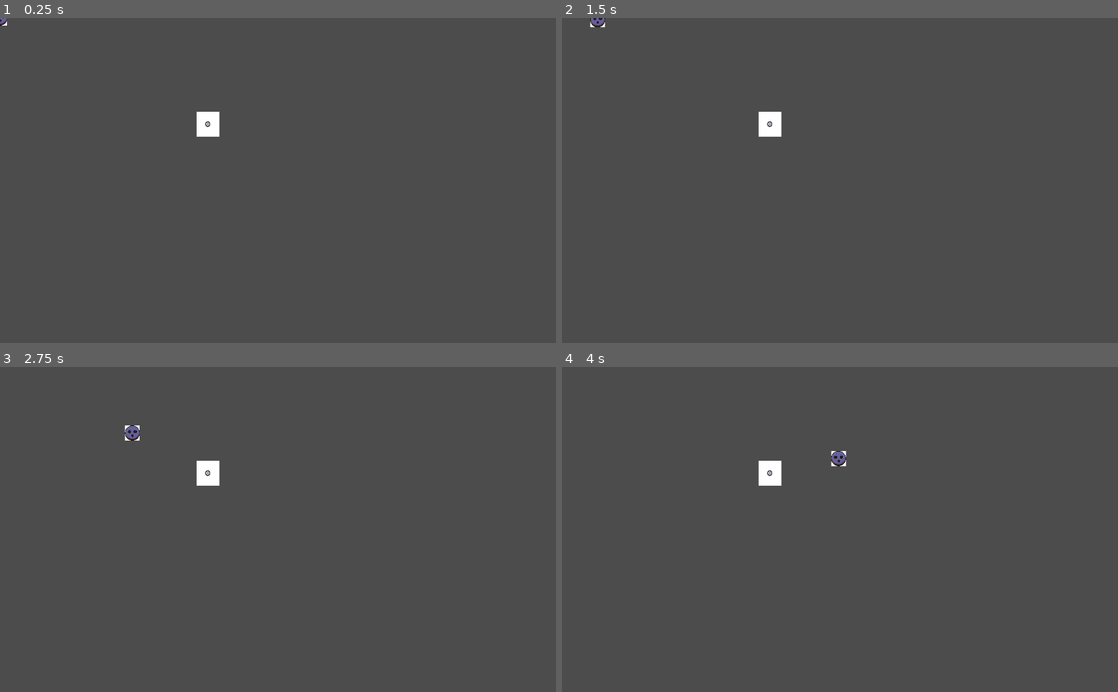
Above: before the commit, frames 1-4 (two rows, left to right).
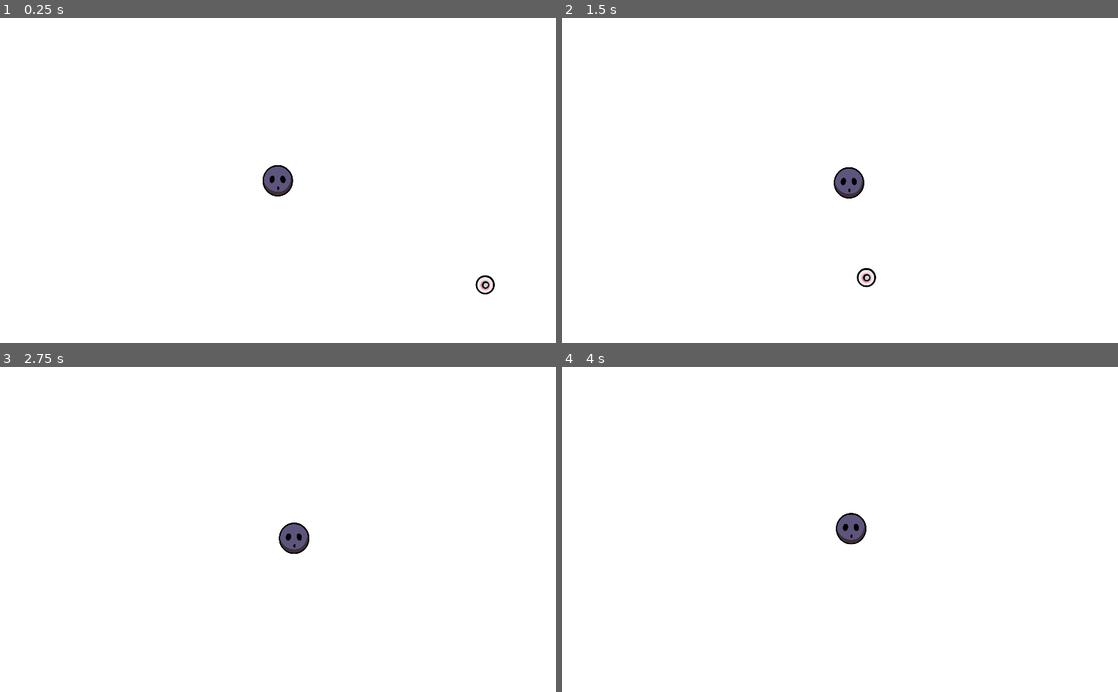
Above: after the commit, the same moments.

Repository: Rhys-Banerjee/BowlingBash
Game: Godot game, scene res://Scenes/Main.tscn
Same seed, same stepped clock (60 frames per second), same inputs: the game is played once before the commit and once after it.
Inputs:
- Up to frame 1 (0.25 s): no input
- Up to frame 2 (1.5 s): tap Enter at 0.5 s; hold Right (ui_right) 0.53-1.28 s; hold Down (ui_down) from 1.28 s (still down)
- Up to frame 3 (2.75 s): release Down (ui_down) at 2.03 s; hold Right (ui_right) from 2.03 s (still down)
- Up to frame 4 (4 s): release Right (ui_right) at 2.78 s; hold Up (ui_up) 2.78-3.53 s; hold Left (ui_left) from 3.53 s (still down)

The runs differ from the first frame. In frame 1, 100% of the frame differs, in the area x 0-100%, y 0-100%; in frame 2, 100%; in frame 3, 100%; in frame 4, 100%.

Commit message:
New stuffs

Diff:
--- /dev/null
+++ b/Scenes/Camera2D.gd
@@ -0,0 +1,19 @@
+extends Camera2D
+
+var targetPosition = Vector2.ZERO
+
+export(Color, RGB) var backgroundColor
+
+func _ready():
+	VisualServer.set_default_clear_color(backgroundColor)
+
+func _process(delta):
+	acquire_target_position()
+
+	global_position = lerp(targetPosition, global_position, pow(4,-20 * delta))
+
+func acquire_target_position():
+	var players = get_tree().get_nodes_in_group("player")
+	if (players.size() > 0):
+		var player = players[0]
+		targetPosition = player.global_position
--- /dev/null
+++ b/Scenes/Camera2D.tscn
@@ -0,0 +1,8 @@
+[gd_scene load_steps=2 format=2]
+
+[ext_resource path="res://Scenes/Camera2D.gd" type="Script" id=1]
+
+[node name="Camera2D" type="Camera2D"]
+current = true
+script = ExtResource( 1 )
+backgroundColor = Color( 1, 1, 1, 1 )
--- a/Scenes/Main.tscn
+++ b/Scenes/Main.tscn
@@ -1,7 +1,8 @@
-[gd_scene load_steps=3 format=2]
+[gd_scene load_steps=4 format=2]
 
 [ext_resource path="res://Scenes/ball.tscn" type="PackedScene" id=1]
 [ext_resource path="res://Scenes/pin.tscn" type="PackedScene" id=2]
+[ext_resource path="res://Scenes/Camera2D.tscn" type="PackedScene" id=3]
 
 [node name="Main" type="Node2D"]
 
@@ -9,3 +10,5 @@
 position = Vector2( 383, 196 )
 
 [node name="ball" parent="." instance=ExtResource( 1 )]
+
+[node name="Camera2D" parent="." instance=ExtResource( 3 )]
--- a/Scenes/ball.gd
+++ b/Scenes/ball.gd
@@ -4,8 +4,8 @@
 # Declare member variables here. Examples:
 # var a = 2
 # var b = "text"
-const MAX_SPEED = 700
-const ACCELERATION = 150
+const MAX_SPEED = 1200
+const ACCELERATION = 800
 const FRICTION = 50
 
 var localScore = 0
@@ -20,8 +20,8 @@
 
 func _physics_process(delta):
 	var input_vector = Vector2.ZERO
-	input_vector.x = Input.get_action_strength("ui_right") - Input.get_action_strength("ui_left")
-	input_vector.y = Input.get_action_strength("ui_down") - Input.get_action_strength("ui_up")
+	input_vector.x = Input.get_action_strength("right") - Input.get_action_strength("left")
+	input_vector.y = Input.get_action_strength("down") - Input.get_action_strength("up")
 	input_vector = input_vector.normalized()
 
 	if input_vector != Vector2.ZERO:
@@ -30,12 +30,3 @@
 	else:
 		velocity = velocity.move_toward(Vector2.ZERO, FRICTION * delta)
 	velocity = move_and_slide(velocity)
-
-	for index in get_slide_count():
-		var collision = get_slide_collision(index)
-		if collision.collider.is_in_group("Pin") and !visited.has(collision.collider.name):
-			localScore += 1
-			emit_signal("increase_Player_score")
-			if !visited.has(collision.collider.name):
-				visited.append(collision.collider.name)
-			print(localScore)
--- a/Scenes/ball.tscn
+++ b/Scenes/ball.tscn
@@ -1,29 +1,28 @@
 [gd_scene load_steps=5 format=2]
 
-[ext_resource path="res://Assets/ballAndPins/charTemp.png" type="Texture" id=1]
+[ext_resource path="res://Assets/ballAndPins/ballTemp.png" type="Texture" id=1]
 [ext_resource path="res://Scenes/ball.gd" type="Script" id=2]
 
 [sub_resource type="CircleShape2D" id=1]
-radius = 44.0
+radius = 100.286
 
 [sub_resource type="CapsuleShape2D" id=2]
 
-[node name="ball" type="KinematicBody2D"]
+[node name="ball" type="KinematicBody2D" groups=["player"]]
 scale = Vector2( 0.309266, 0.319077 )
 script = ExtResource( 2 )
 
-[node name="Sprite" type="Sprite" parent="."]
-scale = Vector2( 0.435, 0.435 )
-texture = ExtResource( 1 )
-
-[node name="collisionArea" type="Area2D" parent="."]
+[node name="pinHitbox" type="Area2D" parent="."]
+scale = Vector2( 1, 1 )
 collision_layer = 2
 collision_mask = 2
 
-[node name="pinHitBox" type="CollisionShape2D" parent="collisionArea"]
-position = Vector2( 0, -1 )
+[node name="CollisionShape2D" type="CollisionShape2D" parent="pinHitbox"]
 shape = SubResource( 1 )
 
-[node name="CollisionShape2D" type="CollisionShape2D" parent="."]
+[node name="Sprite" type="Sprite" parent="."]
+texture = ExtResource( 1 )
+
+[node name="throwaway" type="CollisionShape2D" parent="."]
 visible = false
 shape = SubResource( 2 )
--- a/Scenes/pin.tscn
+++ b/Scenes/pin.tscn
@@ -1,19 +1,41 @@
-[gd_scene load_steps=3 format=2]
+[gd_scene load_steps=5 format=2]
 
-[ext_resource path="res://Assets/ballAndPins/pinUprightTemp.png" type="Texture" id=1]
+[ext_resource path="res://Assets/ballAndPins/pinKnockedTemp.png" type="Texture" id=1]
+[ext_resource path="res://Assets/ballAndPins/pinRegTemp.png" type="Texture" id=2]
 
-[sub_resource type="CircleShape2D" id=1]
-radius = 5.0
+[sub_resource type="SpriteFrames" id=2]
+animations = [ {
+"frames": [ ExtResource( 2 ) ],
+"loop": true,
+"name": "default",
+"speed": 5.0
+}, {
+"frames": [ ExtResource( 2 ), ExtResource( 1 ) ],
+"loop": true,
+"name": "knocked",
+"speed": 5.0
+} ]
 
-[node name="pin" type="Node2D"]
+[sub_resource type="CircleShape2D" id=3]
+radius = 28.0179
 
-[node name="Sprite" type="Sprite" parent="."]
-scale = Vector2( 0.208852, 0.231872 )
-texture = ExtResource( 1 )
+[node name="pin" type="StaticBody2D"]
+
+[node name="AnimatedSprite" type="AnimatedSprite" parent="."]
+scale = Vector2( 0.6, 0.6 )
+frames = SubResource( 2 )
+animation = "knocked"
+
+[node name="passPrevention" type="CollisionShape2D" parent="."]
+position = Vector2( -2, -3 )
+shape = SubResource( 3 )
 
 [node name="hitbox" type="Area2D" parent="."]
+visible = false
 collision_layer = 2
 collision_mask = 2
 
 [node name="CollisionShape2D" type="CollisionShape2D" parent="hitbox"]
-shape = SubResource( 1 )
+visible = false
+position = Vector2( -2, -3 )
+shape = SubResource( 3 )
--- a/project.godot
+++ b/project.godot
@@ -14,6 +14,40 @@
 run/main_scene="res://Scenes/Main.tscn"
 config/icon="res://icon.png"
 
+[display]
+
+window/size/test_width=1024
+window/size/test_height=600
+window/stretch/mode="2d"
+window/stretch/aspect="keep"
+
+[input]
+
+left={
+"deadzone": 0.5,
+"events": [ Object(InputEventKey,"resource_local_to_scene":false,"resource_name":"","device":0,"alt":false,"shift":false,"control":false,"meta":false,"command":false,"pressed":false,"scancode":0,"physical_scancode":16777231,"unicode":0,"echo":false,"script":null)
+, Object(InputEventKey,"resource_local_to_scene":false,"resource_name":"","device":0,"alt":false,"shift":false,"control":false,"meta":false,"command":false,"pressed":false,"scancode":0,"physical_scancode":65,"unicode":0,"echo":false,"script":null)
+ ]
+}
+right={
+"deadzone": 0.5,
+"events": [ Object(InputEventKey,"resource_local_to_scene":false,"resource_name":"","device":0,"alt":false,"shift":false,"control":false,"meta":false,"command":false,"pressed":false,"scancode":0,"physical_scancode":16777233,"unicode":0,"echo":false,"script":null)
+, Object(InputEventKey,"resource_local_to_scene":false,"resource_name":"","device":0,"alt":false,"shift":false,"control":false,"meta":false,"command":false,"pressed":false,"scancode":0,"physical_scancode":68,"unicode":0,"echo":false,"script":null)
+ ]
+}
+up={
+"deadzone": 0.5,
+"events": [ Object(InputEventKey,"resource_local_to_scene":false,"resource_name":"","device":0,"alt":false,"shift":false,"control":false,"meta":false,"command":false,"pressed":false,"scancode":0,"physical_scancode":87,"unicode":0,"echo":false,"script":null)
+, Object(InputEventKey,"resource_local_to_scene":false,"resource_name":"","device":0,"alt":false,"shift":false,"control":false,"meta":false,"command":false,"pressed":false,"scancode":0,"physical_scancode":16777232,"unicode":0,"echo":false,"script":null)
+ ]
+}
+down={
+"deadzone": 0.5,
+"events": [ Object(InputEventKey,"resource_local_to_scene":false,"resource_name":"","device":0,"alt":false,"shift":false,"control":false,"meta":false,"command":false,"pressed":false,"scancode":0,"physical_scancode":83,"unicode":0,"echo":false,"script":null)
+, Object(InputEventKey,"resource_local_to_scene":false,"resource_name":"","device":0,"alt":false,"shift":false,"control":false,"meta":false,"command":false,"pressed":false,"scancode":0,"physical_scancode":16777234,"unicode":0,"echo":false,"script":null)
+ ]
+}
+
 [physics]
 
 common/enable_pause_aware_picking=true
Binary file added: Assets/ballAndPins/ballTemp.png
Not shown, added: Assets/ballAndPins/ballTemp.png.import
Renamed: Assets/ballAndPins/charTemp.png -> Assets/ballAndPins/oldHeads/charTemp.png
Not shown, added: Assets/ballAndPins/oldHeads/charTemp.png.import
Binary file added: Assets/ballAndPins/oldHeads/pinKnockedTemp.png
Not shown, added: Assets/ballAndPins/oldHeads/pinKnockedTemp.png.import
Renamed: Assets/ballAndPins/pinUprightTemp.png -> Assets/ballAndPins/oldHeads/pinUprightTemp.png
Not shown, added: Assets/ballAndPins/oldHeads/pinUprightTemp.png.import
Binary file changed: Assets/ballAndPins/pinKnockedTemp.png
Binary file added: Assets/ballAndPins/pinRegTemp.png
Not shown, added: Assets/ballAndPins/pinRegTemp.png.import
Not shown, added: Assets/rawFlashFiles/ball.fla
(and 1 more such lines)
